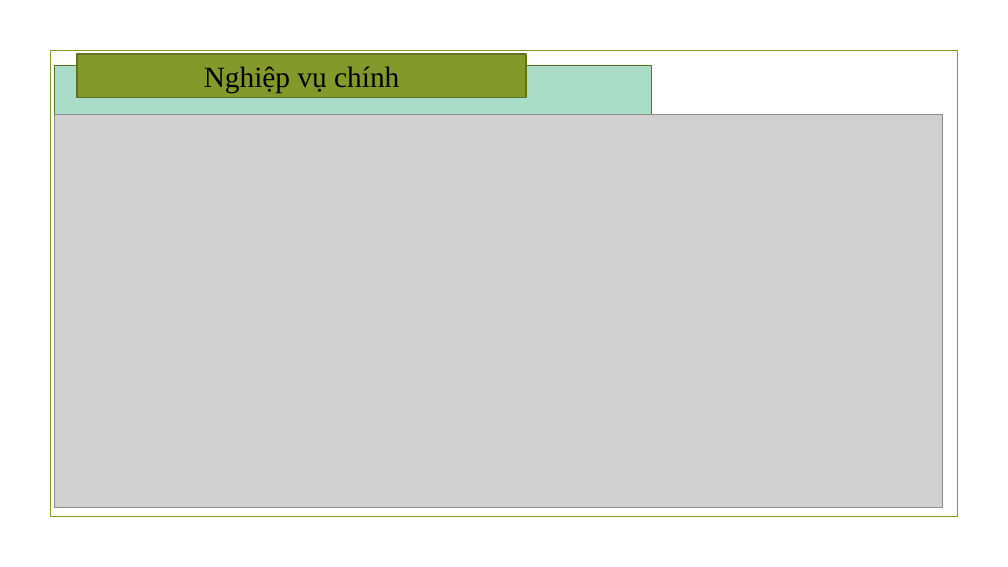
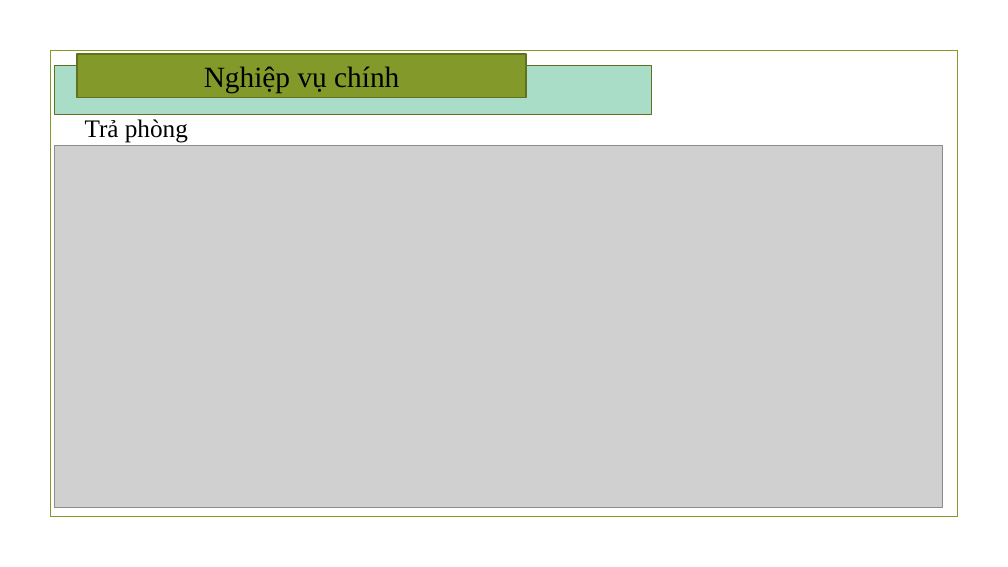
Before and after one commit to Nhom10-WindowNangCao-ThayDanh/DoAnWin, a slide deck: slide 8 of PP.pptx. Drawn at 1008x567 pixels with LibreOffice and Linux fonts; fonts in the diff are those of the drawing; grey boxes stand for pictures; background and template pictures are left out. Boxes give left, top, right and bottom in pixels: in the first picture for what was removed or moved away, otherwise in the second. Text is boxed around its words. In the diff, an @@ line names an element or a change of style, - is before the commit and + after.

```diff
--- a/PP.pptx
+++ b/PP.pptx
@@ text added at <box>85,119,188,143</box>, 24 pt, text #000000 @@
+Trả phòng
@@ picture: place and size @@
-picture at <box>54,114,943,507</box>
+picture at <box>54,146,943,507</box>
```
Also in this commit, not shown: 2 other slides changed, 29 other files.
